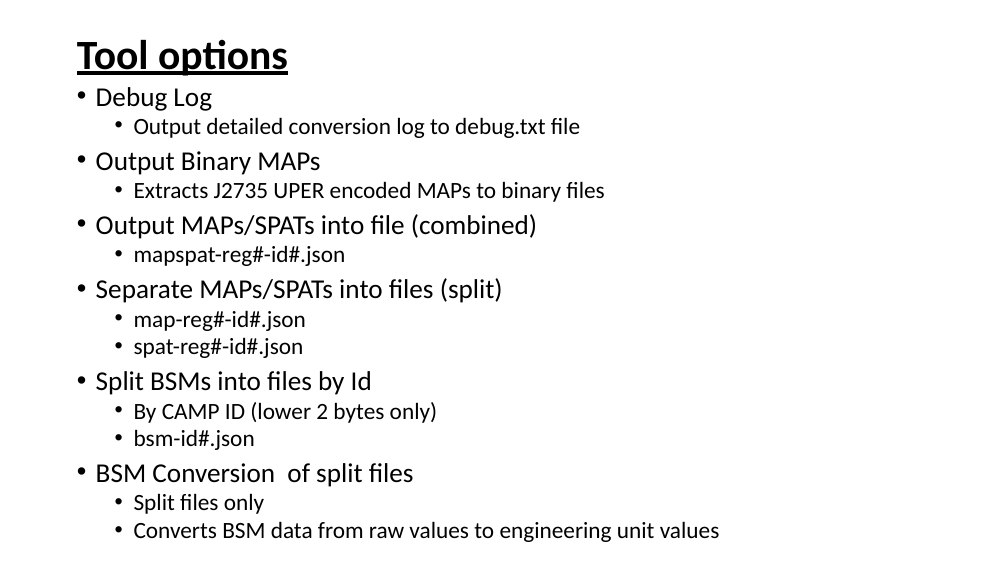
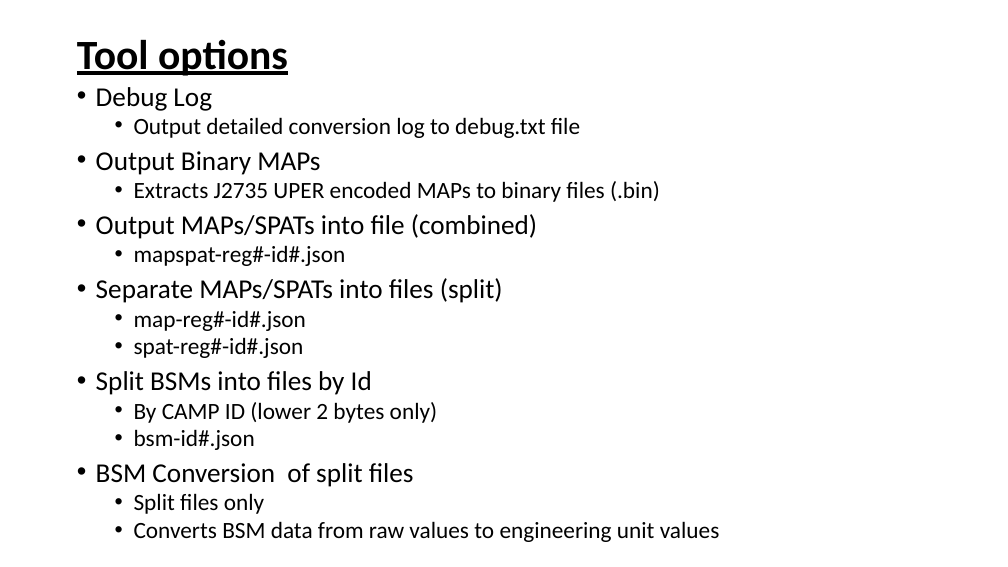
Before and after one commit to nprobert/j2735_tools, a slide deck: slide 4 of docs/NTCNA PCAP Decoder JSON Converter.pptx. Drawn at 1008x567 pixels with LibreOffice and Linux fonts; fonts in the diff are those of the drawing. Boxes give left, top, right and bottom in pixels: in the first picture for what was removed or moved away, otherwise in the second. Text is boxed around its words. In the diff, an @@ line names an element or a change of style, - is before the commit and + after.

```diff
--- a/docs/NTCNA PCAP Decoder JSON Converter.pptx
+++ b/docs/NTCNA PCAP Decoder JSON Converter.pptx
@@ text at bbox=[134, 181, 660, 202]: text changed @@
-  • Extracts J2735 UPER encoded MAPs to binary files
+  • Extracts J2735 UPER encoded MAPs to binary files (.bin)
```
Also in this commit, not shown: 13 other slides changed, 6 other files.
